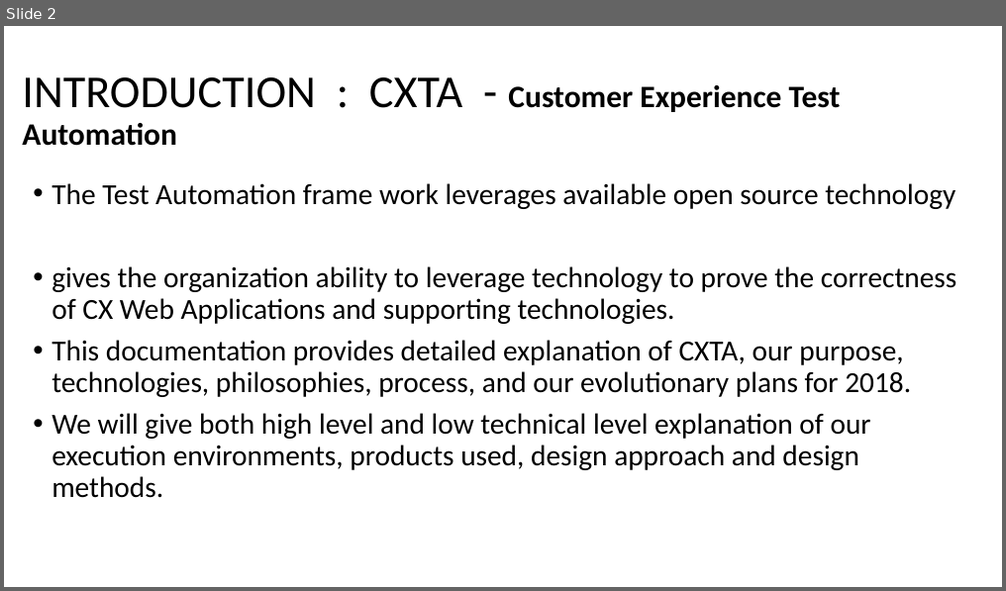
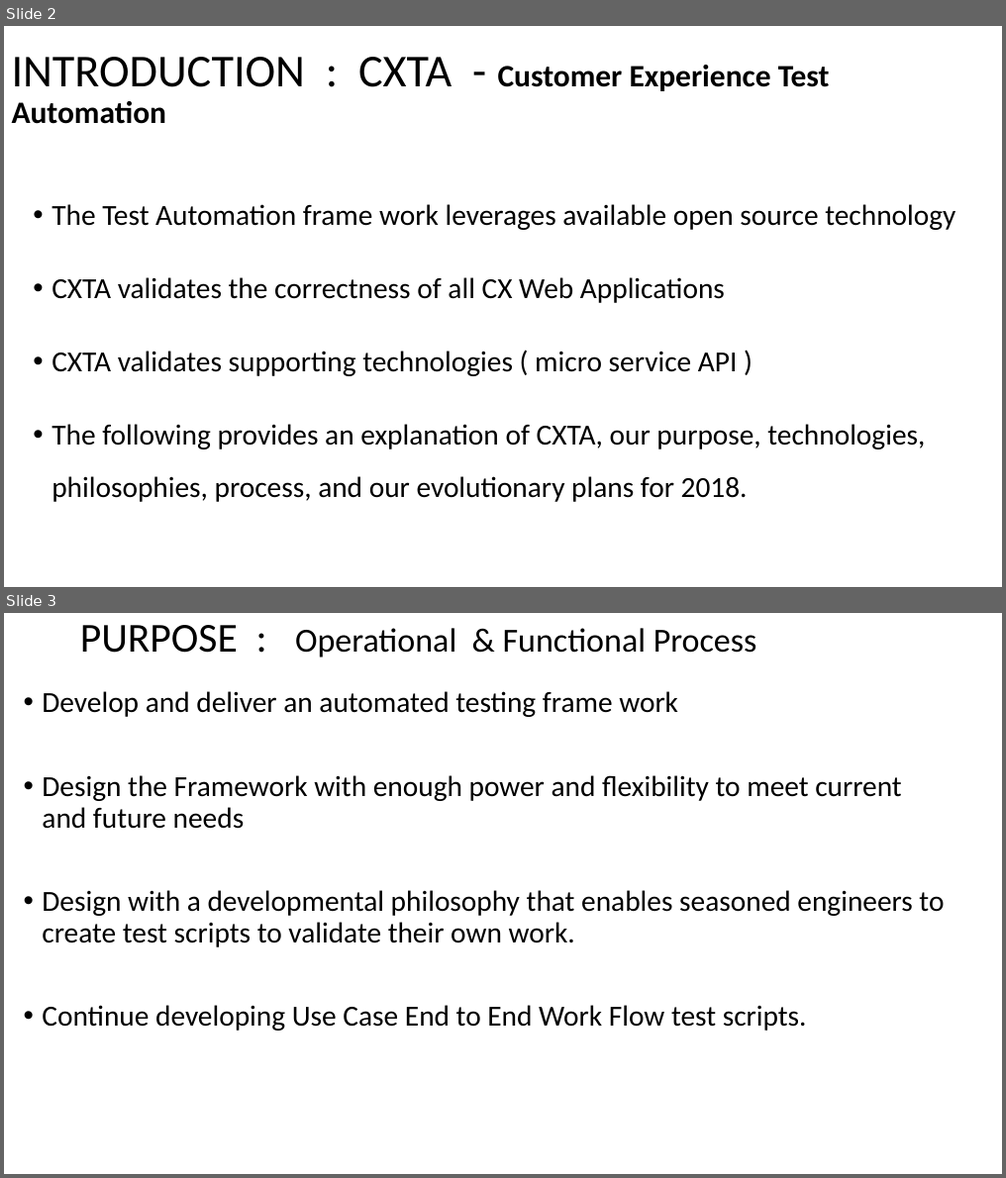
Before and after one commit to raghav9329/mainProf, a slide deck: CurrentWork_Delta/CX_StrategyPowerPoint.pptx. Shown one above the other, each under a label of ours: slide 2 before the commit, slides 2 and 3 after it. The pictures are 1006x591 and 1006x1178 pixels, drawn with LibreOffice and Linux fonts; fonts in the diff are those of the drawing. Boxes give left, top, right and bottom in pixels: in the first picture for what was removed or moved away, otherwise in the second. Text is boxed around its words. In the diff, an @@ line names an element or a change of style, - is before the commit and + after.

```diff
--- a/CurrentWork_Delta/CX_StrategyPowerPoint.pptx
+++ b/CurrentWork_Delta/CX_StrategyPowerPoint.pptx
@@ slide 3 added at <box>4,613,1002,1174</box>, background #FFFFFF @@
@@ title added at <box>80,625,757,658</box>, 32.4 pt, text #000000 @@
+PURPOSE : Operational & Functional Process
@@ text added at <box>42,691,944,1031</box>, 28 pt, text #000000 @@
+• Develop and deliver an automated testing frame work
+• Design the Framework with enough power and flexibility to meet current and future needs
+• Design with a developmental philosophy that enables seasoned engineers to create test scripts to validate their own work.
+• Continue developing Use Case End to End Work Flow test scripts.
@@ slide 2 changed as well @@
@@ title "INTRODUCTION : CXTA - Customer ...": place and size @@
-title "INTRODUCTION : CXTA - Customer ..." at <box>22,77,841,146</box>
+title "INTRODUCTION : CXTA - Customer ..." at <box>12,57,830,124</box>
@@ title "INTRODUCTION : CXTA - Customer ..." at <box>12,57,830,124</box>: vertical alignment middle to top @@
@@ text at <box>52,204,955,230</box>: line spacing 0.9 to 1.5; more space between paragraphs @@
@@ text at <box>52,277,925,502</box>: text changed @@
-• gives the organization ability to leverage technology to prove the correctness of CX Web Applications and supporting technologies.
-• This documentation provides detailed explanation of CXTA, our purpose, technologies, philosophies, process, and our evolutionary plans for 2018.
-• We will give both high level and low technical level explanation of our execution environments, products used, design approach and design methods.
+• CXTA validates the correctness of all CX Web Applications
+• CXTA validates supporting technologies ( micro service API )
+• The following provides an explanation of CXTA, our purpose, technologies, philosophies, process, and our evolutionary plans for 2018.
```
Also in this commit, not shown: 1 other slide changed, 7 other slides added.
